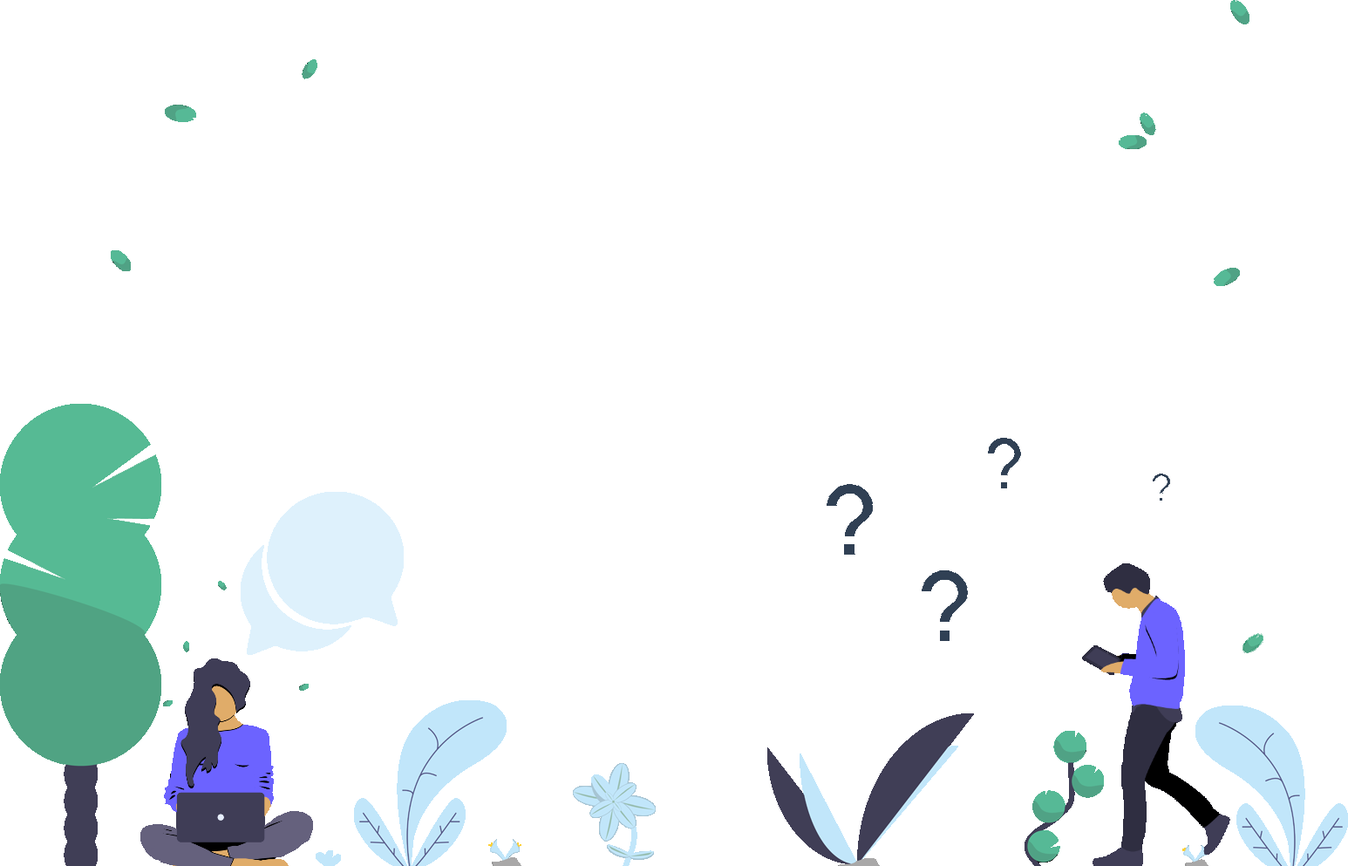
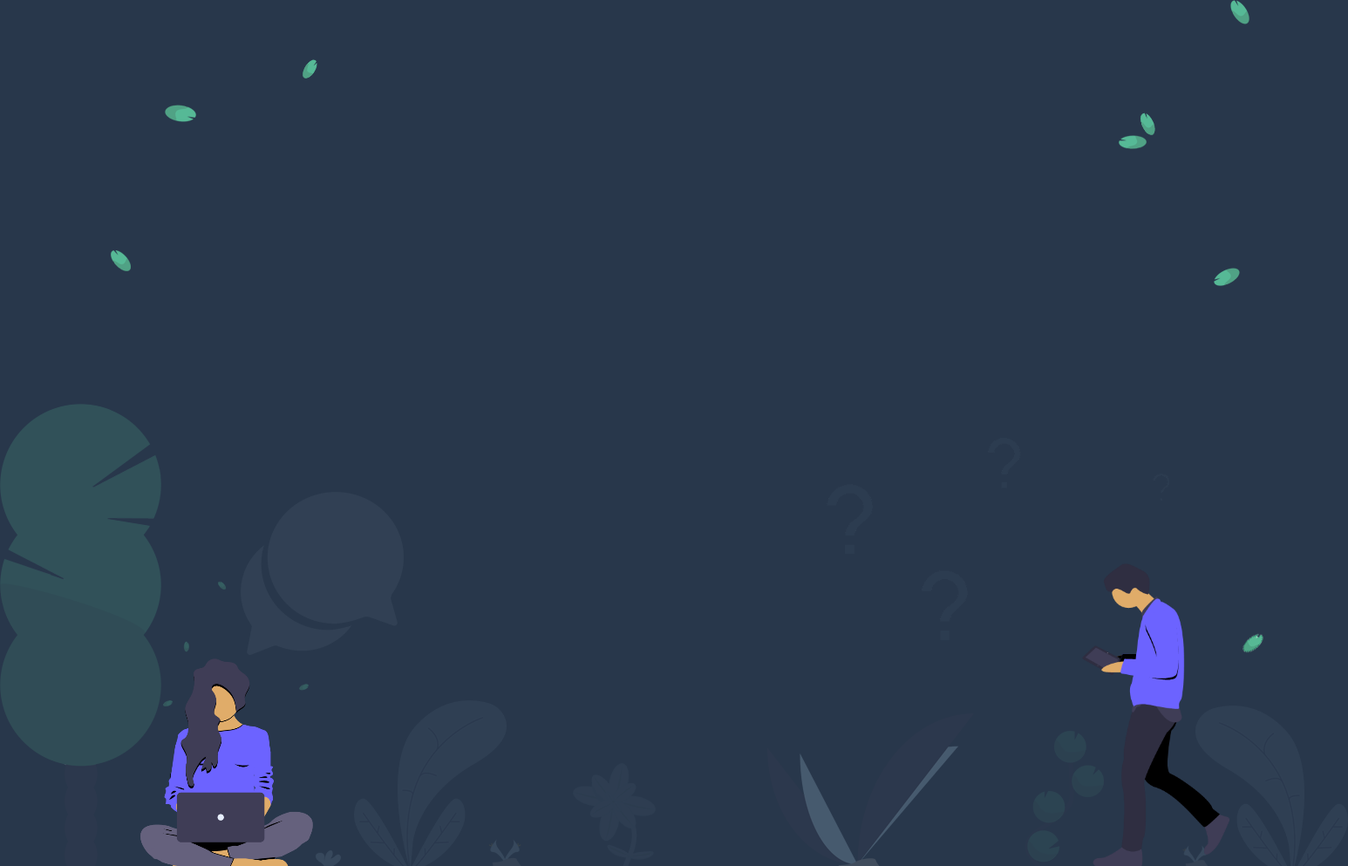
Comparing the layer stacks of the two 1348×866 images. Changes:
showed "background", painted on it over [left=0, top=0, right=1348, bottom=866]
